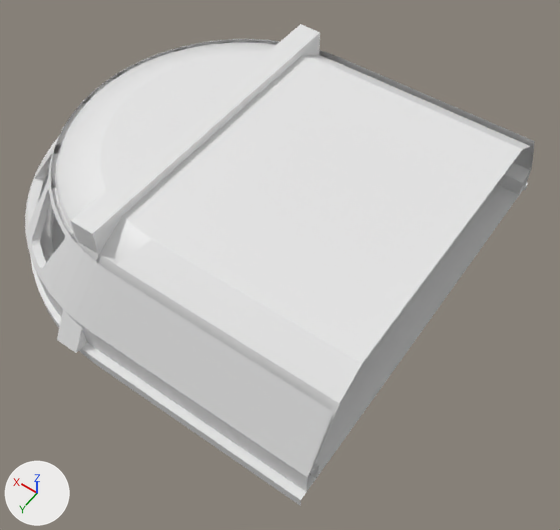
What one commit did to the FBX model Assets/Models/Bridge.fbx.
Both versions are drawn from a 50 mm lens placed at (-10.62, 12.73, 18.51), pointed at (-2.07, 0.75, -0.31). The axes (+X, +Y, +Z) are drawn at lower left. The lights are the same throughout. Where no turn or scale is listed for an object, it has been applied to the vertices.
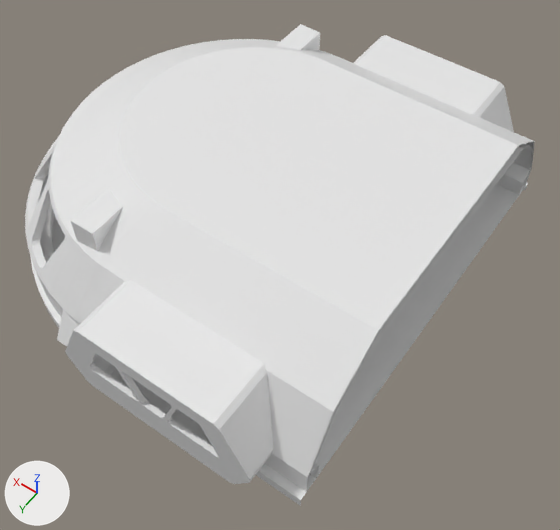
What differs and where, as boxes [x1, y1, x2, y2] in the pictures (560 x 530 px):
'Plane.018', added: after [65, 280, 273, 484]
'Plane', added: after [354, 35, 514, 132]
part 1 of me_cylinder_007, built on: before [76, 55, 535, 492]; after [51, 39, 535, 492]
'Plane.015', unchanged, covered by the edit: before [57, 24, 320, 353]; after [57, 24, 320, 346]

Diff of the bpy script that builds the scene:
```diff
--- a/Assets/Models/Bridge.fbx.py
+++ b/Assets/Models/Bridge.fbx.py
@@ me_cylinder_007 @@
 # used by ob_cylinder_004; location = (0.0, 0.0, 1.0)
-me_cylinder_007.from_pydata(...)  # 620 vertices, 402 faces; spans x -6.86..6.59, y -6.34..6.34, z -1.0..2.31
+me_cylinder_007.from_pydata(...)  # 728 vertices, 465 faces; spans x -6.86..6.59, y -6.34..6.34, z -1.0..2.92
+# me_cylinder_007 part 1
+# 13 vertices are removed from x -3.39..0.24, y -6.34..6.34, z -0.36..1.75
+# 28 faces are deleted
+# 8 vertices in x -3.39, y -6.34..6.34, z -1.0..2.31 move by (-1.07, 0.0, 0.0)
+# 4 vertices in x 0.0, y -5.92..5.92, z -1.0..1.75 move by (-0.58, 0.0, 0.0)
+# 2 vertices move from x -0.1..0.24, y 5.4..6.34, z -1.0..1.75 to x -0.58..-0.25, y 3.64..6.34, z -1.0..2.92
+# 105 vertices are added at x -6.86..3.05, y -6.34..6.34, z -0.95..2.92
+# 10 new vertices lie (0.0, 0.25, 0.0) away from vertices in x -4.83..-0.76, y -5.5..5.25, z 1.56..1.65
+# 6 new vertices lie (0.0, 0.43, 0.0) away from vertices in x -4.9..-0.68, y -6.34..5.91, z -0.95
+# 91 new faces join them
@@ me_plane_031 @@
+me_plane_031.from_pydata(...)  # 166 vertices, 108 faces; spans x -3.03..3.03, y 4.37..6.33, z -0.12..2.75
@@ me_plane @@
+me_plane.from_pydata(...)  # 166 vertices, 108 faces; spans x -3.03..3.03, y -6.33..-4.37, z -0.12..2.75
@@ ob_plane_018 @@
+ob_plane_018 = bpy.data.objects.new('Plane.018', me_plane_031)
+ob_plane_018.location = (-2.79, 0.89, 0.05)
@@ ob_plane @@
+ob_plane = bpy.data.objects.new('Plane', me_plane)
+ob_plane.location = (-2.79, -0.89, 0.05)
```
